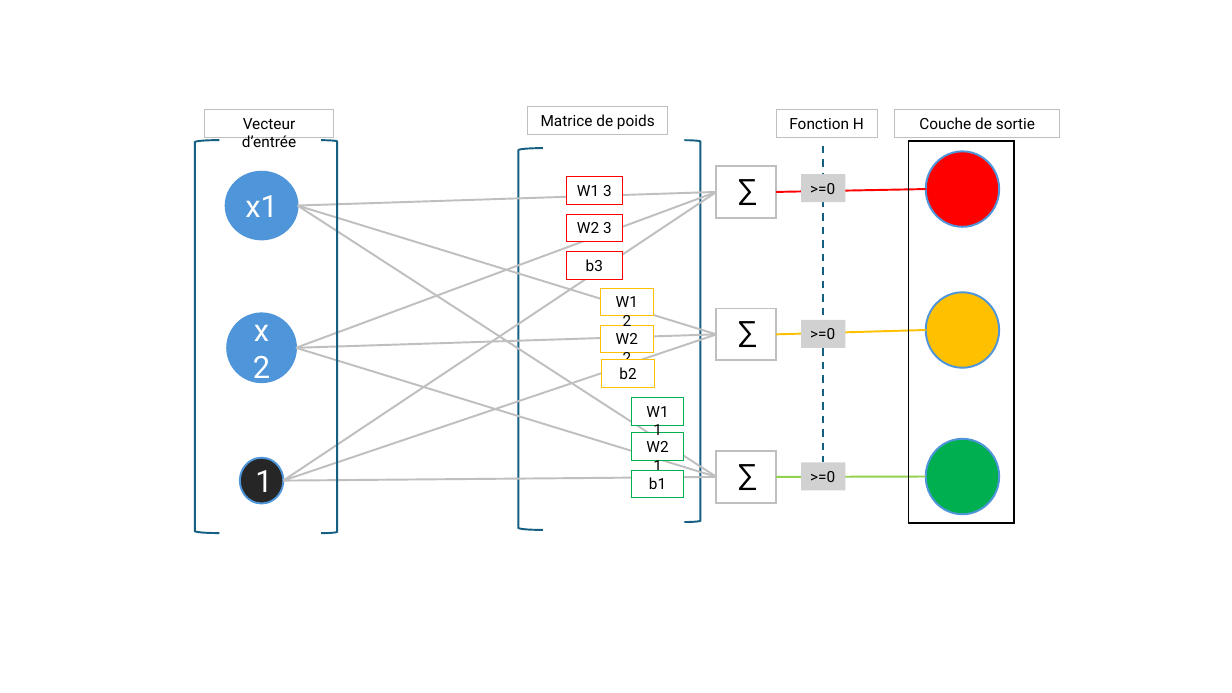
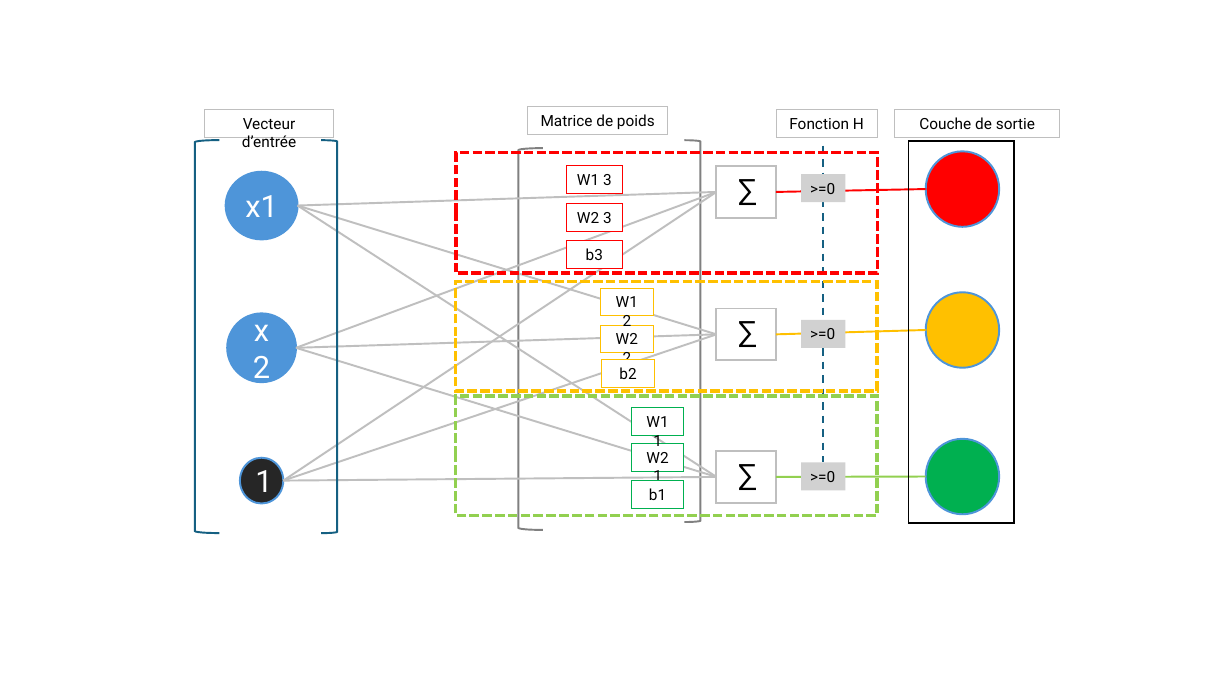
Before and after one commit to pirelaurent/IA_boite_blanche, a slide deck: slide 5 of outillage.pptx (slide 4 before the commit). Drawn at 1232x693 pixels with LibreOffice and Linux fonts; fonts in the diff are those of the drawing. Boxes give left, top, right and bottom in pixels: in the first picture for what was removed or moved away, otherwise in the second. Text is boxed around its words. In the diff, an @@ line names an element or a change of style, - is before the commit and + after.

```diff
--- a/outillage.pptx
+++ b/outillage.pptx
@@ left bracket at [518,148,543,530]: outline #156082 1.5 pt to #808080 1.5 pt @@
@@ left bracket at [685,140,701,522]: outline #156082 1.5 pt to #808080 1.5 pt @@
@@ rectangle added at [456,152,878,273], outline #FF0000 2.5 pt dashed @@
@@ 3 rectangles: place and size @@
-3 rectangles at [567,177,622,279]
+3 rectangles at [567,165,622,269]
@@ rectangle added at [456,281,878,391], outline #FFC000 2.5 pt dashed @@
@@ rectangle added at [455,396,877,515], outline #92D050 2.5 pt dashed @@
@@ 3 rectangles: place and size @@
-3 rectangles at [631,397,684,498]
+3 rectangles at [631,408,684,508]
```
Also in this commit, not shown: 2 other slides changed, 3 slides added, 2 slides removed, 11 other files.
